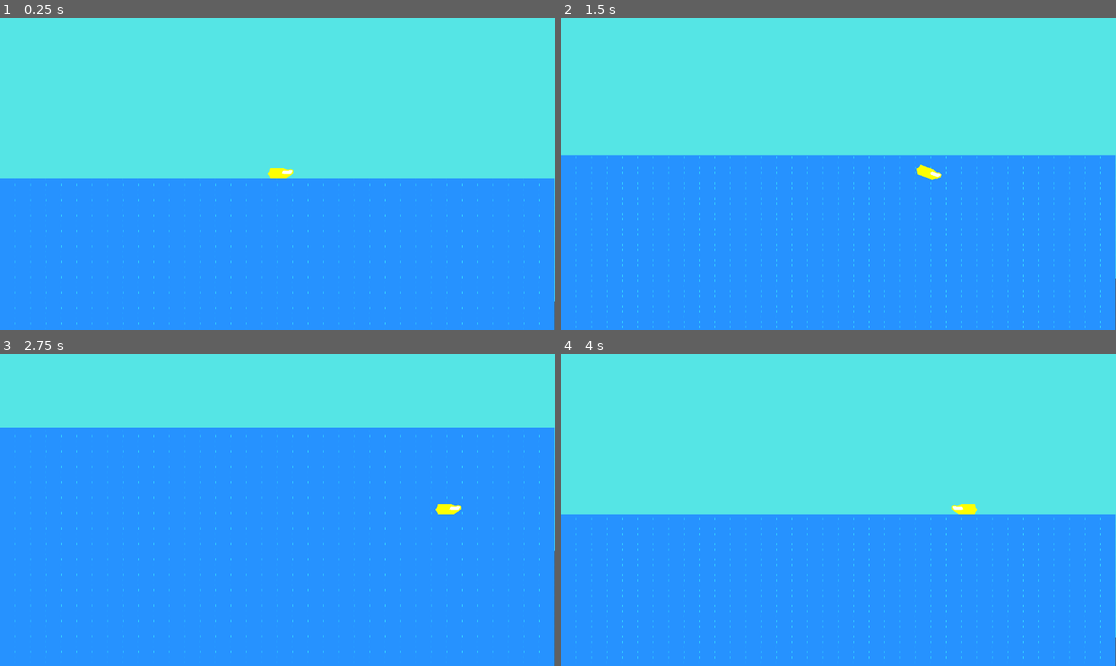
Above: before the commit, frames 1-4 (two rows, left to right).
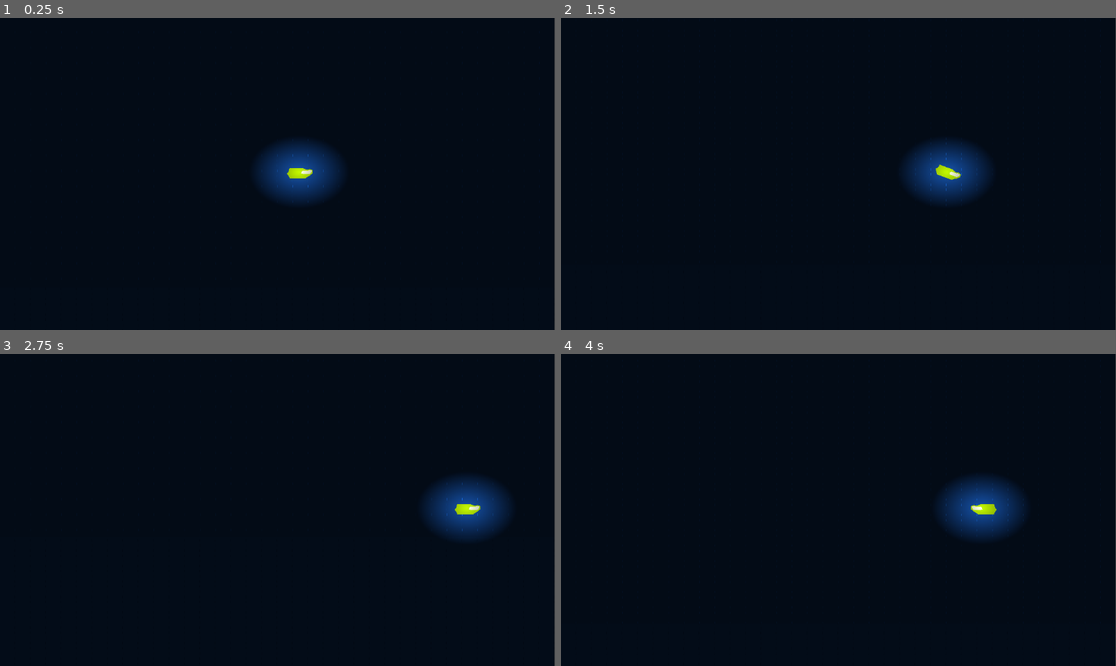
Above: after the commit, the same moments.

Repository: azizul987/underPrime
Game: Godot game, scene res://scene/main.tscn
The game is run twice, just before and just after one commit, with the same random seed, the same clock (stepped at 60 frames per second) and the same inputs.
Inputs:
- Up to frame 1 (0.25 s): no input
- Up to frame 2 (1.5 s): tap Enter at 0.5 s; hold Right (ui_right) 0.53-1.28 s; hold Down (ui_down) from 1.28 s (still down)
- Up to frame 3 (2.75 s): release Down (ui_down) at 2.03 s; hold Right (ui_right) from 2.03 s (still down)
- Up to frame 4 (4 s): release Right (ui_right) at 2.78 s; hold Up (ui_up) 2.78-3.53 s; hold Left (ui_left) from 3.53 s (still down)

The runs differ from the first frame. In frame 1, 100% of the frame differs, in the area x 0-100%, y 0-100%; in frame 2, 100%; in frame 3, 100%; in frame 4, 100%.

Commit message:
add light

Diff:
--- a/scene/main.gdshader
+++ /dev/null
@@ -1,91 +0,0 @@
-shader_type canvas_item;
-
-uniform sampler2D screen_texture : hint_screen_texture, filter_nearest;
-uniform vec2 internal_res = vec2(640.0, 360.0);
-
-// --- Gelombang ---
-uniform float wave_speed    = 1.2;
-uniform float wave_freq     = 0.18;
-uniform float wave_width    = 2.0;
-uniform float wave2_strength = 0.5;
-uniform float wave2_speed   = 0.7;
-uniform float wave2_freq    = 0.11;
-
-// --- Warna air ---
-uniform vec4  water_color : source_color = vec4(0.05, 0.30, 0.60, 0.32);
-uniform vec4  deep_color  : source_color = vec4(0.02, 0.15, 0.40, 0.55);
-uniform float water_height = 360.0;   // baris pixel Y dimana air mulai (dari atas)
-
-// --- Efek permukaan ---
-uniform float highlight_strength = 0.14;
-uniform float shadow_strength    = 0.08;
-uniform float foam_threshold     = 0.72;   // ambang busa (0.0-1.0, makin kecil makin banyak busa)
-uniform float foam_brightness    = 0.55;
-
-// --- Caustic / shimmer ---
-uniform float caustic_strength   = 0.06;
-uniform float caustic_speed      = 2.3;
-uniform float caustic_scale      = 0.07;
-
-// --- Parallax ---
-uniform float parallax_depth     = 0.35;   // seberapa kuat efek parallax depth
-
-void fragment() {
-    vec2 pixel   = floor(SCREEN_UV * internal_res);
-    float t      = TIME;
-    float y      = pixel.y;
-    float x      = pixel.x;
-
-    // Depth factor: 0.0 di permukaan, 1.0 di bawah
-    float depth  = clamp((y - water_height) / (internal_res.y - water_height), 0.0, 1.0);
-
-    // Parallax: layer bawah bergerak lebih lambat
-    float speed_scale = 1.0 - depth * parallax_depth;
-
-    // Gelombang utama dan kedua
-    float wave1  = sin(t * wave_speed * speed_scale + y * wave_freq + x * 0.012);
-    float wave2  = sin(t * wave2_speed * speed_scale + y * wave2_freq + x * 0.008 + 1.7);
-    float wave   = wave1 + wave2 * wave2_strength;
-
-    // Offset horizontal, pixel-snapped
-    float offset_px = round(wave * wave_width * (1.0 - depth * 0.5));
-    vec2 sample_px  = vec2(clamp(pixel.x + offset_px, 0.0, internal_res.x - 1.0), pixel.y);
-    vec2 final_uv   = sample_px / internal_res;
-
-    // Ambil background
-    vec4 bg = texture(screen_texture, final_uv);
-
-    // --- Tint air: blend antara water_color (permukaan) dan deep_color (dalam) ---
-    vec4 w_color = mix(water_color, deep_color, depth);
-    vec3 tinted  = mix(bg.rgb, w_color.rgb, w_color.a);
-
-    // --- Surface normal fake dari turunan gelombang ---
-    // Approx turunan dwave/dy untuk highlight/shadow
-    float wave1_dy = cos(t * wave_speed * speed_scale + y * wave_freq + x * 0.012) * wave_freq;
-    float light    = clamp( wave1_dy, 0.0, 1.0) * highlight_strength * (1.0 - depth * 0.6);
-    float dark     = clamp(-wave1_dy, 0.0, 1.0) * shadow_strength    * (1.0 - depth * 0.6);
-    tinted += light;
-    tinted -= dark;
-
-    // --- Caustic shimmer (hanya di dekat permukaan) ---
-    float caustic_fade = 1.0 - smoothstep(0.0, 0.45, depth);
-    float ca = sin(t * caustic_speed       + x * caustic_scale        + y * caustic_scale * 0.7);
-    float cb = sin(t * caustic_speed * 0.6 + x * caustic_scale * 1.3  + y * caustic_scale * 0.4 + 2.1);
-    float cc = sin(t * caustic_speed * 1.4 + x * caustic_scale * 0.8  + y * caustic_scale * 1.1 + 4.3);
-    // Pixel-snap caustic: floor ke nilai kasar supaya tetap blocky
-    float caustic_raw = (ca + cb + cc) / 3.0;
-    float caustic_px  = floor(caustic_raw * 4.0) / 4.0;  // kuantisasi 4 level
-    tinted += max(caustic_px, 0.0) * caustic_strength * caustic_fade;
-
-    // --- Foam / busa di puncak ombak ---
-    // Normalized wave value (0.0-1.0)
-    float wave_norm = (wave / (1.0 + wave2_strength));          // range ~-1..1
-    float wave_01   = wave_norm * 0.5 + 0.5;                   // remap ke 0..1
-    float foam_fade = 1.0 - smoothstep(0.0, 0.3, depth);       // hanya di permukaan atas
-    float foam      = step(foam_threshold, wave_01) * foam_fade;
-    // Pixel-snap foam: hanya muncul di beberapa pixel horizontal supaya dotty
-    float foam_dot  = step(0.5, fract(x * 0.5));               // selang-seling kolom
-    tinted = mix(tinted, vec3(foam_brightness), foam * foam_dot);
-
-    COLOR = vec4(tinted, bg.a);
-}
--- a/scene/main.tscn
+++ b/scene/main.tscn
@@ -2,8 +2,9 @@
 
 [ext_resource type="Texture2D" uid="uid://df3drn8xsodcn" path="res://sprite/laut dan langit].png" id="1_itxqv"]
 [ext_resource type="Script" uid="uid://dryv7pv71dd7d" path="res://skrip/camera_2d.gd" id="1_wp4xf"]
-[ext_resource type="Shader" uid="uid://c0khr8imndw0v" path="res://scene/laut.gdshader" id="2_brvut"]
+[ext_resource type="Shader" uid="uid://c0khr8imndw0v" path="res://shader/laut.gdshader" id="2_brvut"]
 [ext_resource type="PackedScene" uid="uid://8dvq3764lcjx" path="res://scene/kapal_selam.tscn" id="2_v0l8b"]
+[ext_resource type="Texture2D" uid="uid://dyvgqfy0fxvsj" path="res://sprite/putih.png" id="5_0ha60"]
 
 [sub_resource type="TileSetAtlasSource" id="TileSetAtlasSource_0xm2m"]
 texture = ExtResource("1_itxqv")
@@ -49,10 +50,21 @@
 tile_size = Vector2i(32, 32)
 sources/1 = SubResource("TileSetAtlasSource_ig7tw")
 
+[sub_resource type="Gradient" id="Gradient_0ha60"]
+colors = PackedColorArray(1, 1, 1, 1, 0, 0, 0, 1)
+
+[sub_resource type="GradientTexture2D" id="GradientTexture2D_4j5ol"]
+gradient = SubResource("Gradient_0ha60")
+use_hdr = true
+fill = 1
+fill_from = Vector2(0.49130434, 0.5)
+fill_to = Vector2(0.7826087, 0.84347826)
+
 [node name="main" type="Node2D" unique_id=1919196309]
 
 [node name="DirectionalLight2D" type="DirectionalLight2D" parent="." unique_id=871170513]
-max_distance = 8775.0
+energy = 0.85
+blend_mode = 1
 
 [node name="layer" type="Node2D" parent="." unique_id=1657588640]
 
@@ -69,9 +81,21 @@
 tile_set = SubResource("TileSet_0xm2m")
 
 [node name="CharacterBody2D" parent="." unique_id=183623793 instance=ExtResource("2_v0l8b")]
-position = Vector2(584, 375)
+position = Vector2(624, 1300)
 
 [node name="Camera2D" type="Camera2D" parent="CharacterBody2D" unique_id=1232922700]
 script = ExtResource("1_wp4xf")
 
+[node name="PointLight2D" type="PointLight2D" parent="CharacterBody2D" unique_id=32788471]
+position = Vector2(-1.0000305, -4.000005)
+scale = Vector2(3.6875, 2.6875007)
+shadow_enabled = true
+texture = SubResource("GradientTexture2D_4j5ol")
+
 [node name="CanvasLayer" type="CanvasLayer" parent="." unique_id=374577257]
+
+[node name="PointLight2D" type="PointLight2D" parent="." unique_id=1769237988]
+position = Vector2(574.49994, 444.99997)
+scale = Vector2(35.906246, 27.8125)
+energy = 1.05
+texture = ExtResource("5_0ha60")
Not shown, removed: scene/main.gdshader.uid
Renamed: scene/laut.gdshader -> shader/laut.gdshader
Renamed: scene/laut.gdshader.uid -> shader/laut.gdshader.uid
Binary file added: sprite/putih.png
Not shown, added: sprite/putih.png.import
